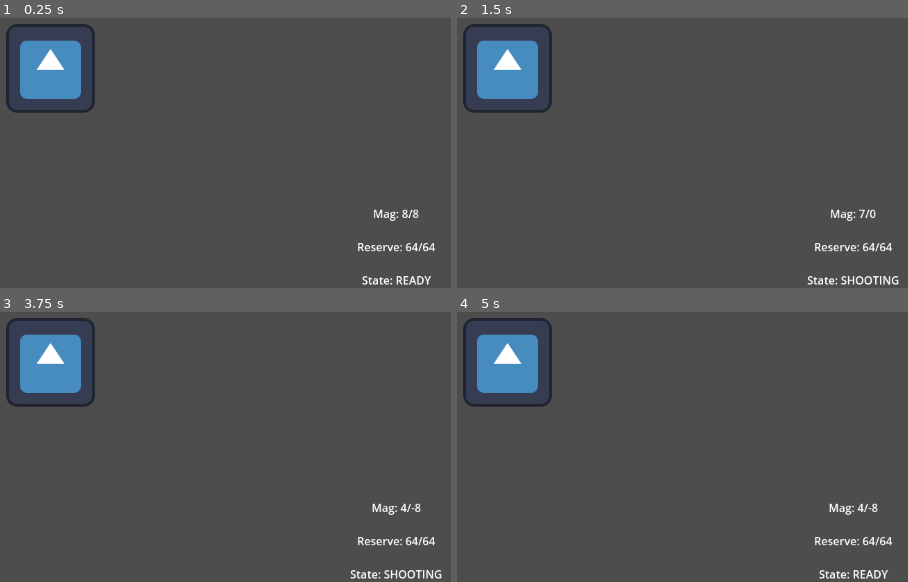
Above: before the commit, frames 1-4 (two rows, left to right).
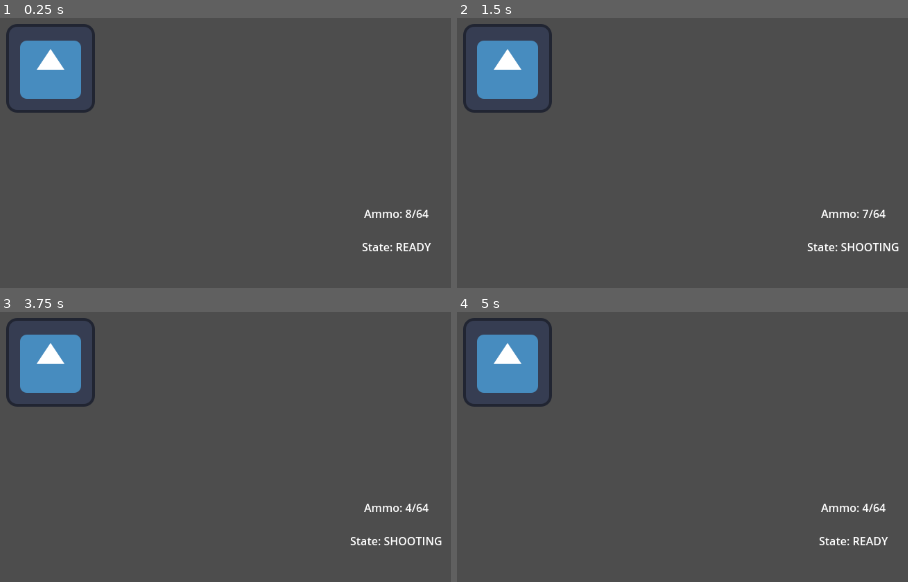
Above: after the commit, the same moments.

Repository: Sparrowworks/Vanguard
Game: Godot game, scene res://test_scene/test.tscn
Two runs of this game, one before a commit and one after it. Both use one fixed random seed, a clock stepped at 60 frames per second and the inputs below. The engine's default icon, where the game draws it, is replaced by a stand-in: a white triangle on a blue panel in a dark square.
Inputs (mouse positions are in pixels of both pictures, inside the frame that each line leads up to):
- Up to frame 1 (0.25 s): no input
- Up to frame 2 (1.5 s): tap Enter at 0.5 s; move the mouse to (700, 42) at 0.52 s; press the mouse at (700, 42) at 0.53 s; tap Space at 1.25 s; move the mouse to (outside the picture) at 1.27 s; release the mouse at (outside the picture) at 1.28 s; tap E (equip) at 1.35 s
- Up to frame 3 (3.75 s): click (outside the picture) at 1.55 s; tap Enter at 2 s; move the mouse to (outside the picture) at 2.02 s; press the mouse at (outside the picture) at 2.03 s; move the mouse to (27, 447) at 2.77 s; release the mouse at (27, 447) at 2.78 s; click (27, 447) at 2.85 s; tap Space at 3.5 s; move the mouse to (306, 425) at 3.52 s; press the mouse at (306, 425) at 3.53 s; tap E (equip) at 3.6 s
- Up to frame 4 (5 s): tap R (reload) at 4.15 s; tap Enter at 4.25 s; move the mouse to (outside the picture) at 4.27 s; release the mouse at (outside the picture) at 4.28 s; click (outside the picture) at 4.35 s

The runs differ from the first frame. In frame 1, 0.9% of the frame differs, in the area x 79-97%, y 70-99%; in frame 2, 1.1%, in the area x 77-99%, y 70-99%; in frame 3, 1.1%; in frame 4, 0.9%.

Commit message:
Implemented requested changes

Diff:
--- a/blueprints/ranged/ranged.gd
+++ b/blueprints/ranged/ranged.gd
@@ -7,22 +7,12 @@
 ## It manages weapon stats such as magazine size, ammo count, reload times, and firing rates.
 ## This class is designed to handle various weapon functionalities, including shooting and reloading.
 
-signal mag_updated(new_amount: int, max_amount: int)
-signal ammo_updated(new_amount: int, max_amount: int)
 signal state_updated(new_state: String)
 
 ## The maximum number of rounds that can be held in the weapon's magazine.
-var mag_size:int:
-	set(val):
-		mag_size = val
-		mag_updated.emit(current_mag, mag_size)
-
+var mag_size:int
 ## The total amount of ammunition available for the weapon.
-var max_ammo:int:
-	set(val):
-		max_ammo = val
-		ammo_updated.emit(current_ammo, max_ammo)
-
+var max_ammo:int
 ## The time (in milliseconds) it takes to reload the weapon when there are rounds left in the magazine.
 var reload_time:float
 ## Addtional time (in milliseconds) it takes to reload the weapon when the magazine is empty.
@@ -92,7 +82,7 @@
 signal weapon_ready(mag:int, ammo:int)
 ## Emitted when the weapon has finished shooting.
 ## It provides information about the current magazine count.
-signal weapon_shot(mag:int)
+signal weapon_shot(mag:int, ammo:int)
 ## Emitted when the weapon has finished reloading
 ## It provides information about the current magazine and ammunition count.
 signal weapon_reloaded(mag:int, ammo:int)
@@ -118,7 +108,6 @@
 func _ready() -> void:
 	current_mag = mag_size
 	current_ammo = max_ammo
-	print(current_state)
 
 	if (projectile == null):
 		printerr("Undefined Projectile")
@@ -145,26 +134,17 @@
 	add_child(projectile.instantiate())
 	add_child(field.instantiate())
 	current_mag -= 1
-	weapon_shot.emit(current_mag)
-	print(str(current_mag) + " " + str(current_ammo))
+	weapon_shot.emit(current_mag, current_ammo)
 
 	TIMER.start()
 
 ## The current amount of ammunition available for use.
 ## Decreases when reloading based on magazine size and available ammo.
-var current_ammo:int:
-	set(val):
-		current_ammo = val
-		ammo_updated.emit(current_ammo, max_ammo)
-
+var current_ammo:int
 ## The number of rounds currently loaded in the weapon's magazine.
 ## Decreases with each shot fired and increases during reloading
 ## until it reaches its maximum capacity (mag_size).
-var current_mag:int:
-	set(val):
-		current_mag = val
-		mag_updated.emit(current_mag, mag_size)
-
+var current_mag:int
 ## The reload() method is responsible for reloading the weapon's magazine with ammunition.
 ## If the magazine is full or there is no ammunition left or the weapon is currently firing or reloading,
 ## the method will exit without reloading.
--- a/test_scene/test.gd
+++ b/test_scene/test.gd
@@ -4,14 +4,14 @@
 	if Input.is_action_just_pressed("quit"):
 		get_tree().quit()
 
-
-func _on_pistol_mag_updated(new_amount: int, max_amount: int) -> void:
-	%MagLabel.text = "Mag: " + str(new_amount) + "/" + str(max_amount)
-
-
-func _on_pistol_ammo_updated(new_amount: int, max_amount: int) -> void:
-	%AmmoLabel.text = "Reserve: " + str(new_amount) + "/" + str(max_amount)
-
-
 func _on_pistol_state_updated(new_state: String) -> void:
 	%StateLabel.text = "State: " + new_state
+
+func _on_pistol_weapon_ready(mag: int, ammo: int) -> void:
+	%AmmoLabel.text = "Ammo: " + str(mag) + "/" + str(ammo)
+
+func _on_pistol_weapon_shot(mag: int, ammo: int) -> void:
+	%AmmoLabel.text = "Ammo: " + str(mag) + "/" + str(ammo)
+
+func _on_pistol_weapon_reloaded(mag: int, ammo: int) -> void:
+	%AmmoLabel.text = "Ammo: " + str(mag) + "/" + str(ammo)
--- a/test_scene/test.tscn
+++ b/test_scene/test.tscn
@@ -11,49 +11,33 @@
 
 [node name="UI" type="CanvasLayer" parent="."]
 
-[node name="Control" type="Control" parent="UI"]
-layout_mode = 3
-anchors_preset = 15
-anchor_right = 1.0
-anchor_bottom = 1.0
-grow_horizontal = 2
-grow_vertical = 2
-metadata/_edit_lock_ = true
-
-[node name="VBoxContainer" type="VBoxContainer" parent="UI/Control"]
-layout_mode = 1
+[node name="VBoxContainer" type="VBoxContainer" parent="UI"]
 anchors_preset = 3
 anchor_left = 1.0
 anchor_top = 1.0
 anchor_right = 1.0
 anchor_bottom = 1.0
-offset_left = -40.0
-offset_top = -40.0
+offset_left = -200.0
+offset_top = -119.0
 grow_horizontal = 0
 grow_vertical = 0
 theme_override_constants/separation = 25
 
-[node name="MagLabel" type="Label" parent="UI/Control/VBoxContainer"]
+[node name="AmmoLabel" type="Label" parent="UI/VBoxContainer"]
 unique_name_in_owner = true
 custom_minimum_size = Vector2(200, 0)
 layout_mode = 2
-text = "Mag: 0/0"
+text = "Ammo: 0/0"
 horizontal_alignment = 1
 
-[node name="AmmoLabel" type="Label" parent="UI/Control/VBoxContainer"]
-unique_name_in_owner = true
-custom_minimum_size = Vector2(200, 0)
-layout_mode = 2
-text = "Reserve: 0/0"
-horizontal_alignment = 1
-
-[node name="StateLabel" type="Label" parent="UI/Control/VBoxContainer"]
+[node name="StateLabel" type="Label" parent="UI/VBoxContainer"]
 unique_name_in_owner = true
 custom_minimum_size = Vector2(200, 0)
 layout_mode = 2
 text = "State: READY"
 horizontal_alignment = 1
 
-[connection signal="ammo_updated" from="Pistol" to="." method="_on_pistol_ammo_updated"]
-[connection signal="mag_updated" from="Pistol" to="." method="_on_pistol_mag_updated"]
 [connection signal="state_updated" from="Pistol" to="." method="_on_pistol_state_updated"]
+[connection signal="weapon_ready" from="Pistol" to="." method="_on_pistol_weapon_ready"]
+[connection signal="weapon_reloaded" from="Pistol" to="." method="_on_pistol_weapon_reloaded"]
+[connection signal="weapon_shot" from="Pistol" to="." method="_on_pistol_weapon_shot"]
